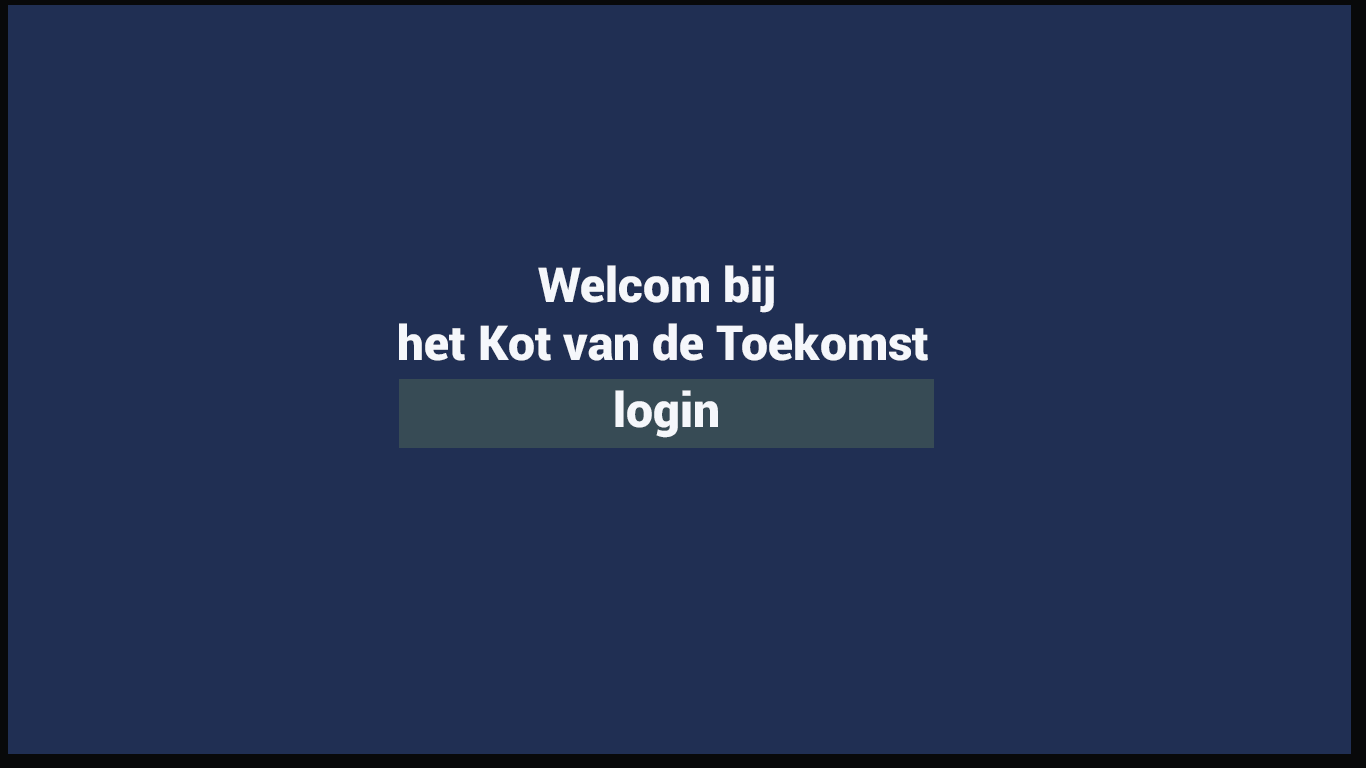
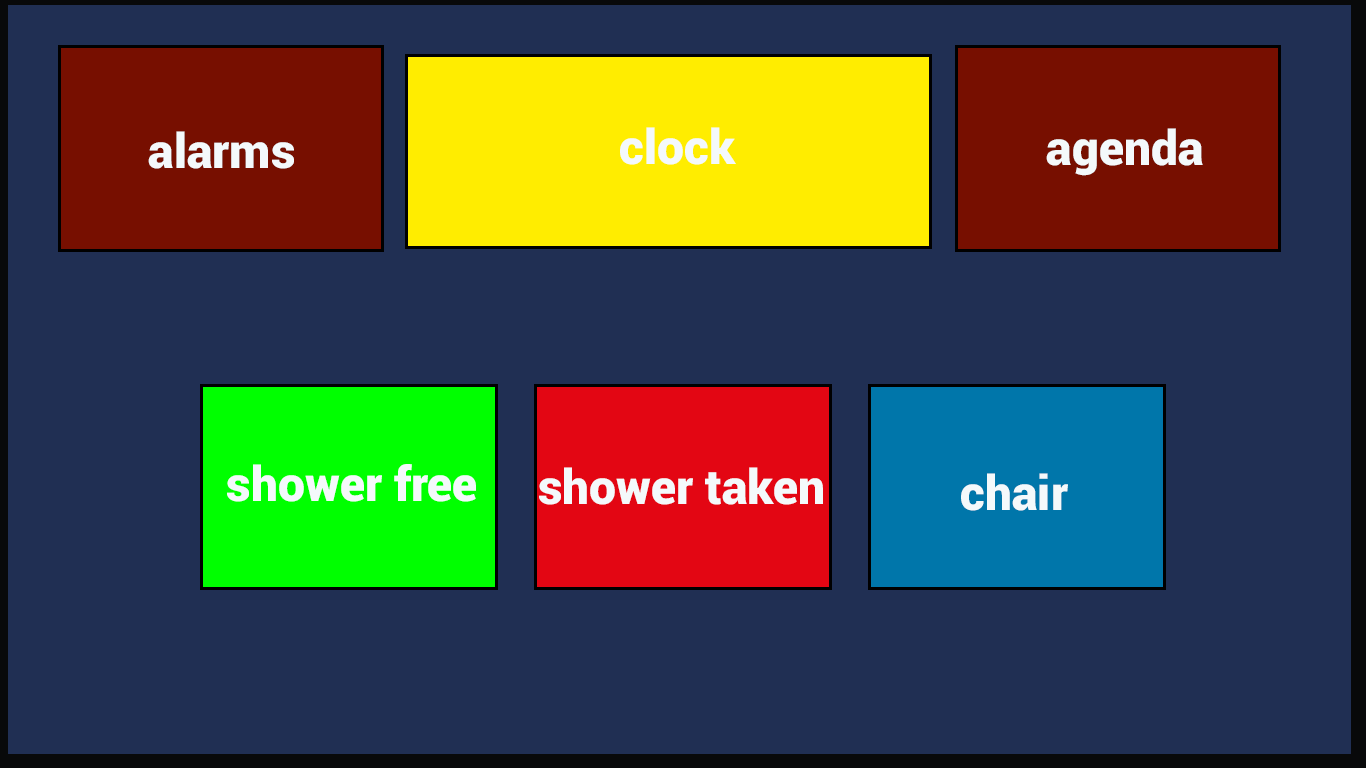
Two versions of the same layered image (1366 × 768). Layer-by-layer changes:
added layer "chair" in group "Tekengebied 1" over [961, 473, 1068, 511]
added layer "shower taken" in group "Tekengebied 1" over [539, 467, 823, 505]
added layer "shower free" in group "Tekengebied 1" over [227, 464, 476, 502]
added layer "agenda" in group "Tekengebied 1" over [1046, 128, 1203, 176]
added layer "clock" in group "Tekengebied 1" over [620, 127, 736, 165]
added layer "alarms" in group "Tekengebied 1" over [148, 131, 294, 169]
added layer "Rechthoek 4 kopiëren 2" in group "Tekengebied 1" over [868, 384, 1166, 590]
added layer "Rechthoek 4 kopiëren" in group "Tekengebied 1" over [534, 384, 832, 590]
added layer "Rechthoek 4" in group "Tekengebied 1" over [200, 384, 498, 590]
added layer "Rechthoek 3" in group "Tekengebied 1" over [405, 54, 932, 249]
added layer "Rechthoek 2 kopiëren" in group "Tekengebied 1" over [955, 45, 1281, 252]
added group "Groep 1" with 1 layers in group "Tekengebied 1" over [58, 45, 384, 252]
added layer "Rechthoek 2" in group "Groep 1" over [58, 45, 384, 252]
hid "login" over [615, 390, 718, 438]
hid "Rechthoek 1" over [399, 379, 934, 448]
hid "Welcom bij het Kot van de Toekomst" over [399, 265, 928, 361]
